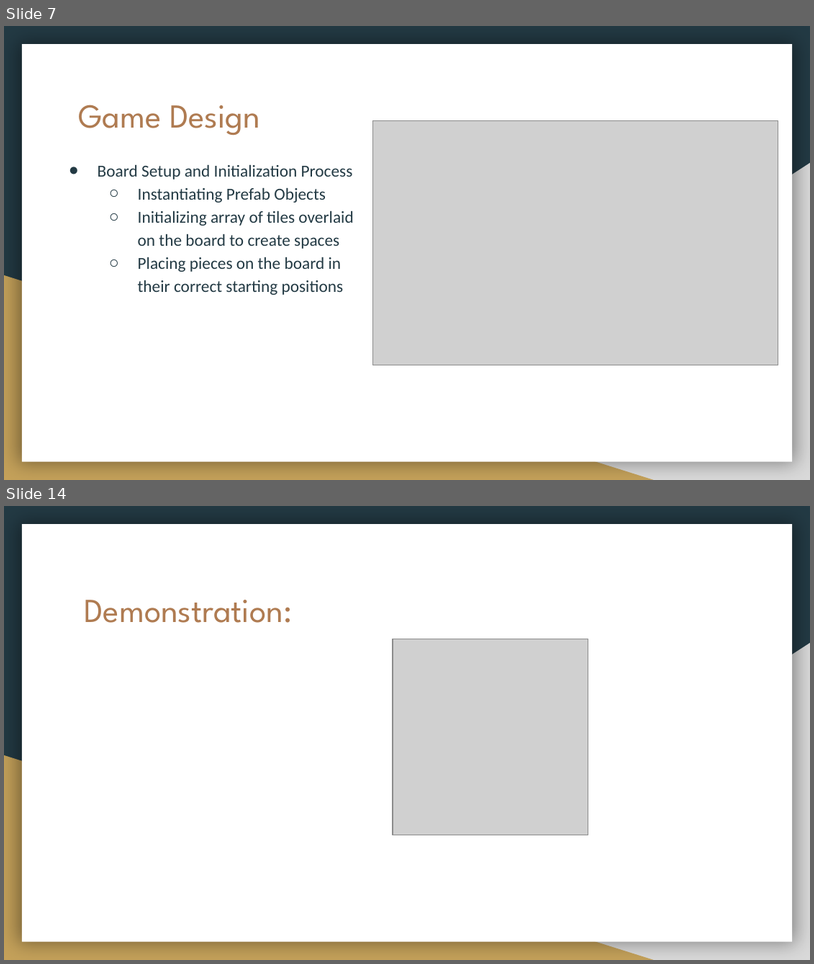
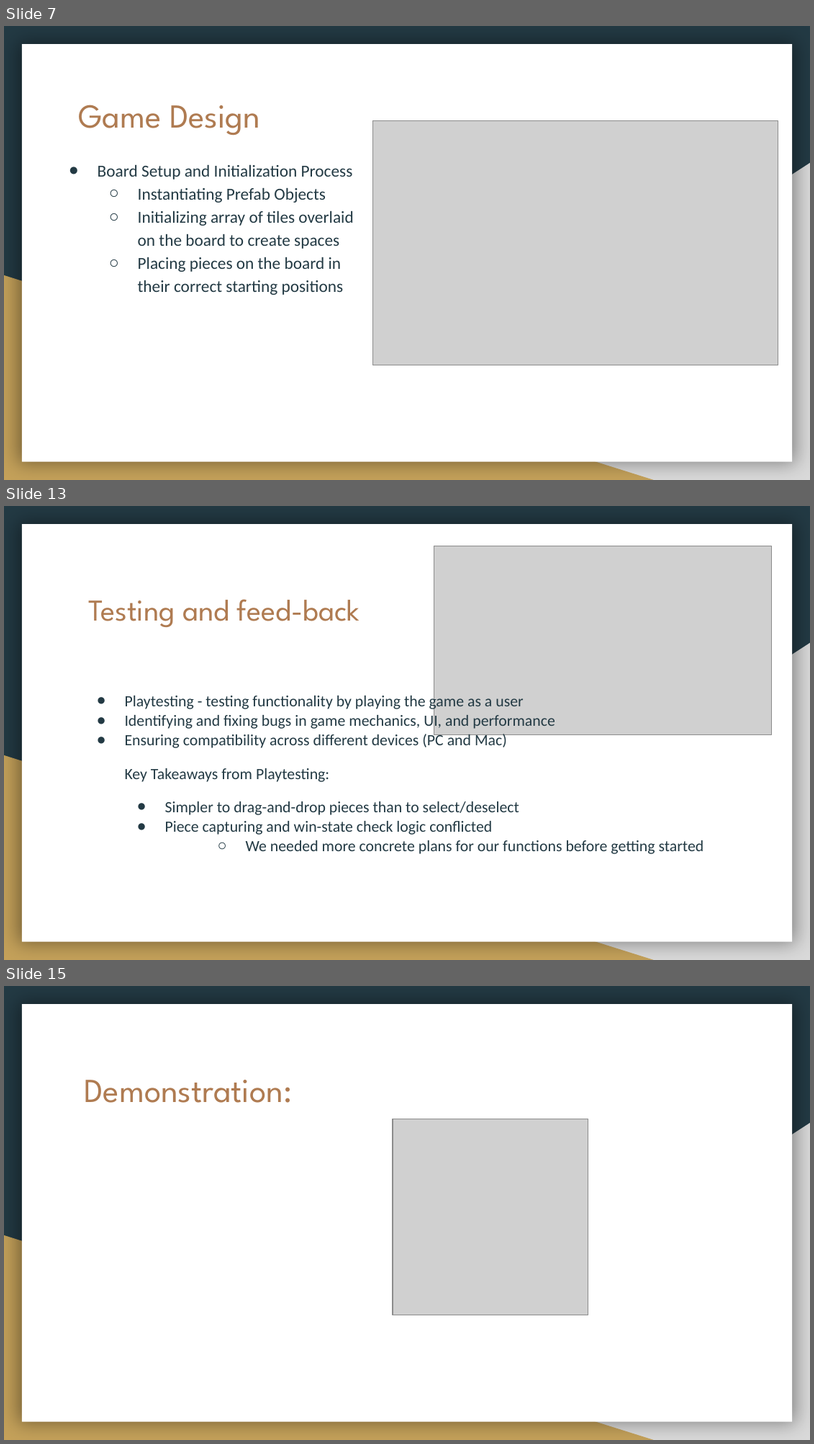
Before and after one commit to shakeebur/CIS434-TermProject-Group1, a slide deck: Project demonstration.pptx. Shown one above the other, each under a label of ours: slides 7 and 14 before the commit, slides 7, 13 and 15 after it; the slides between them are not shown. The pictures are 814x964 and 814x1444 pixels, drawn with LibreOffice and Linux fonts; fonts in the diff are those of the drawing; grey boxes stand for pictures. Boxes give left, top, right and bottom in pixels: in the first picture for what was removed or moved away, otherwise in the second. Text is boxed around its words. In the diff, an @@ line names an element or a change of style, - is before the commit and + after.

```diff
--- a/Project demonstration.pptx
+++ b/Project demonstration.pptx
@@ slide 13 added at [4,506,810,960], background #233A44; not listed: 3 template elements that a slide beside it also shows @@
@@ picture added at [434,546,772,735] @@
@@ title added at [88,599,360,627], 27 pt, text #AF7B51 @@
+Testing and feed-back
@@ text added at [125,692,705,854], 14 pt, text #233A44 @@
+● Playtesting - testing functionality by playing the game as a user
+● Identifying and fixing bugs in game mechanics, UI, and performance
+● Ensuring compatibility across different devices (PC and Mac)
+Key Takeaways from Playtesting:
+● Simpler to drag-and-drop pieces than to select/deselect
+● Piece capturing and win-state check logic conflicted
+  ○ We needed more concrete plans for our functions before getting started
@@ what was slide 14 is now slide 15 @@
```
Also in this commit, not shown: 9 slides changed, 1 other slide added, 1 slide removed.
